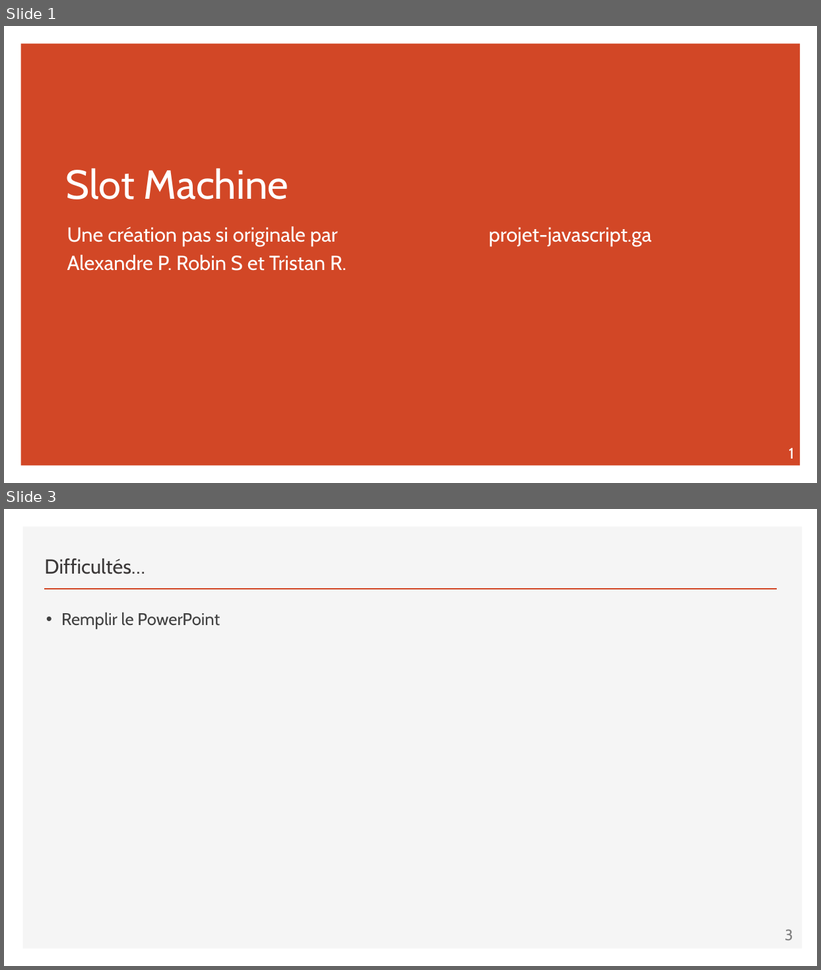
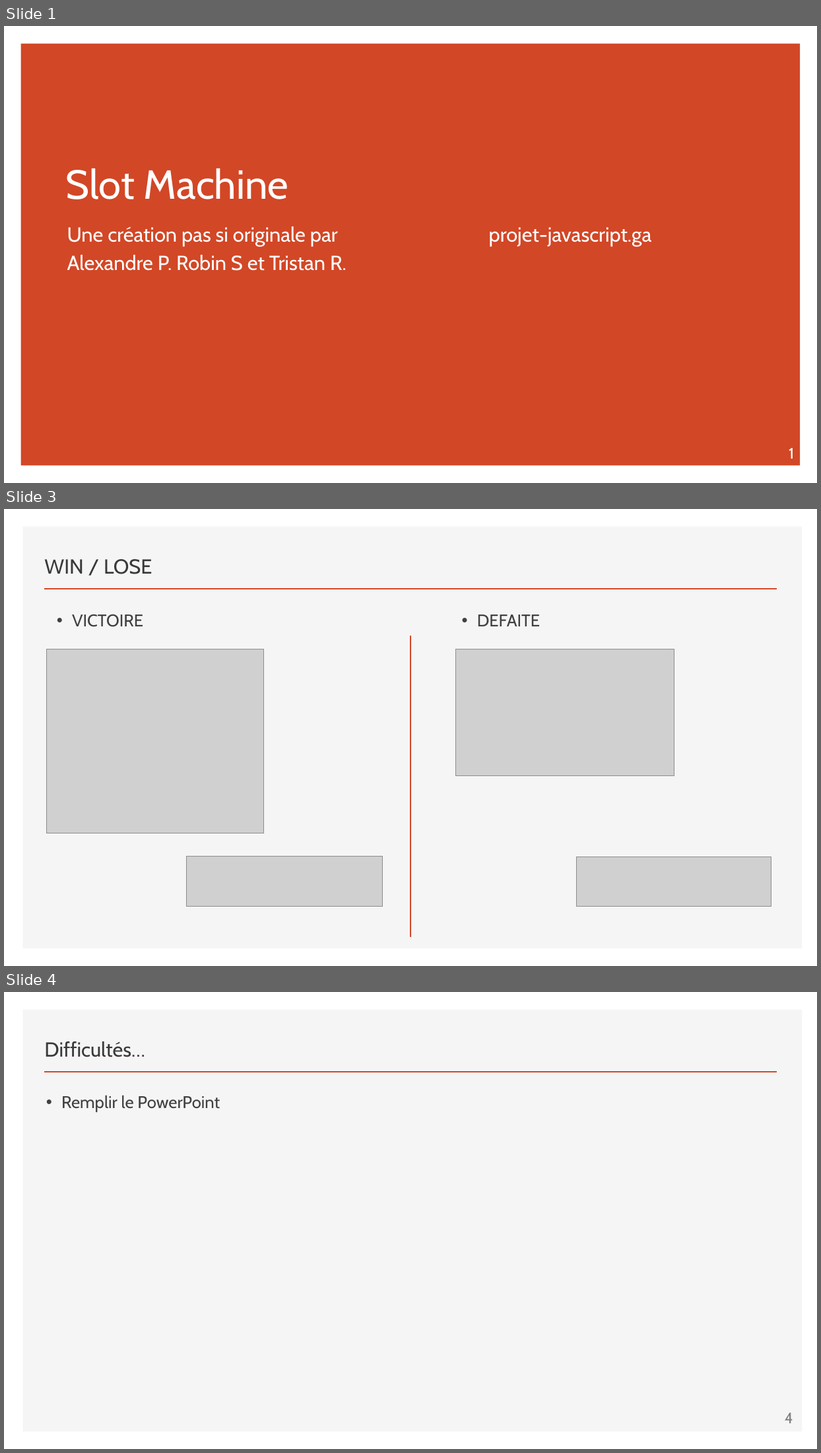
Before and after one commit to IAmFrench/slot-machine-in-javascript-2017, a slide deck: presentation/Slot Machine.pptx. Shown one above the other, each under a label of ours: slides 1 and 3 before the commit, slides 1, 3 and 4 after it; the slides between them are not shown. The pictures are 821x970 and 821x1453 pixels, drawn with LibreOffice and Linux fonts; fonts in the diff are those of the drawing; grey boxes stand for pictures. Boxes give left, top, right and bottom in pixels: in the first picture for what was removed or moved away, otherwise in the second. Text is boxed around its words. In the diff, an @@ line names an element or a change of style, - is before the commit and + after.

```diff
--- a/presentation/Slot Machine.pptx
+++ b/presentation/Slot Machine.pptx
@@ slide 3 added at (4,509,817,966), background #FFFFFF; not listed: 2 template elements that a slide beside it also shows @@
@@ text added at (44,559,152,574), 24 pt, text #3B3838 @@
+WIN / LOSE
@@ text added at (72,614,143,627), 20 pt, text #404040 @@
+• VICTOIRE
@@ text added at (477,615,540,626), 20 pt, text #404040 @@
+• DEFAITE
@@ line added from (411, 636) to (411, 937), #D24726 1.5 pt @@
@@ picture added at (46,650,264,834) @@
@@ picture added at (456,650,675,776) @@
@@ picture added at (186,857,383,907) @@
@@ picture added at (577,857,772,907) @@
@@ what was slide 3 is now slide 4 @@
@@ page number at (785,1413,793,1424): text changed @@
-3
+4
```
Also in this commit, not shown: 1 slide changed.
